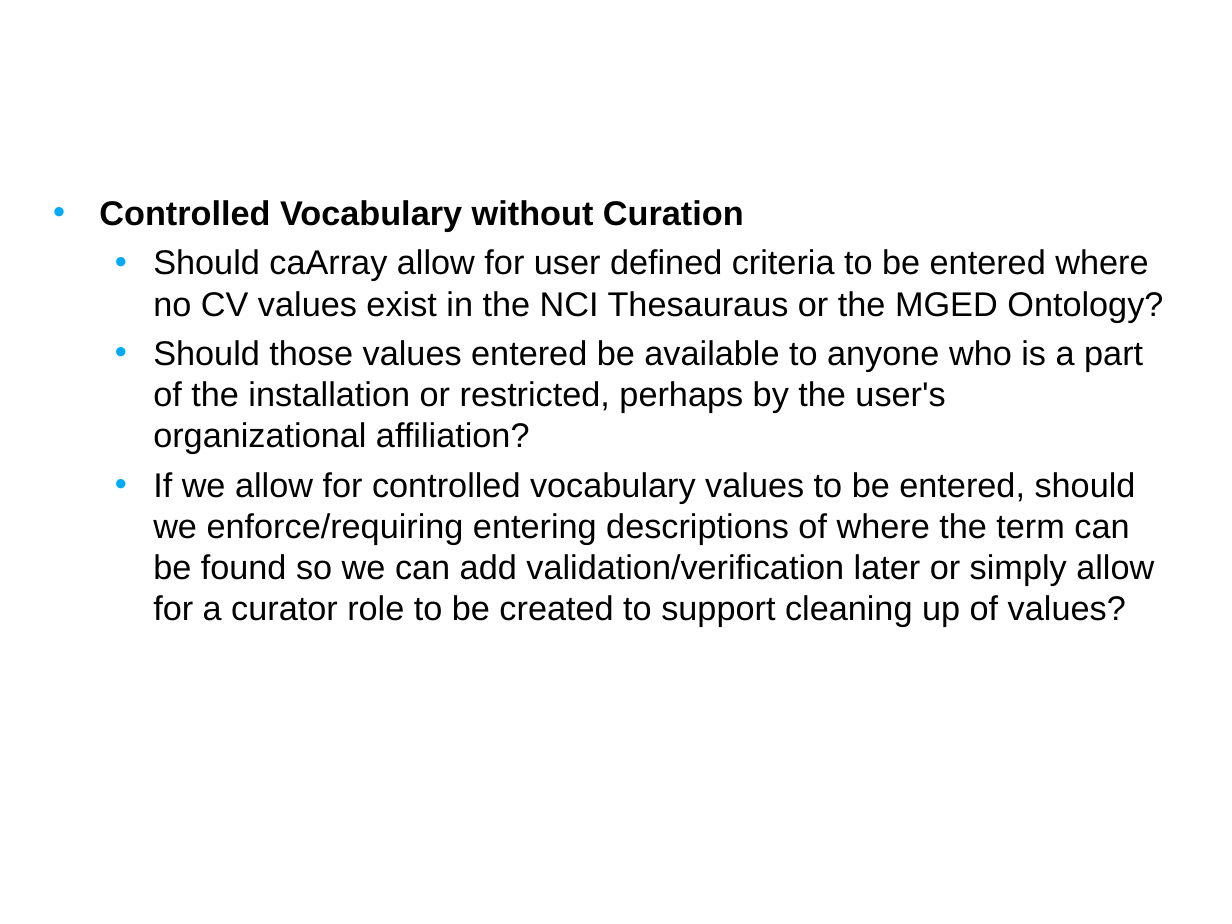
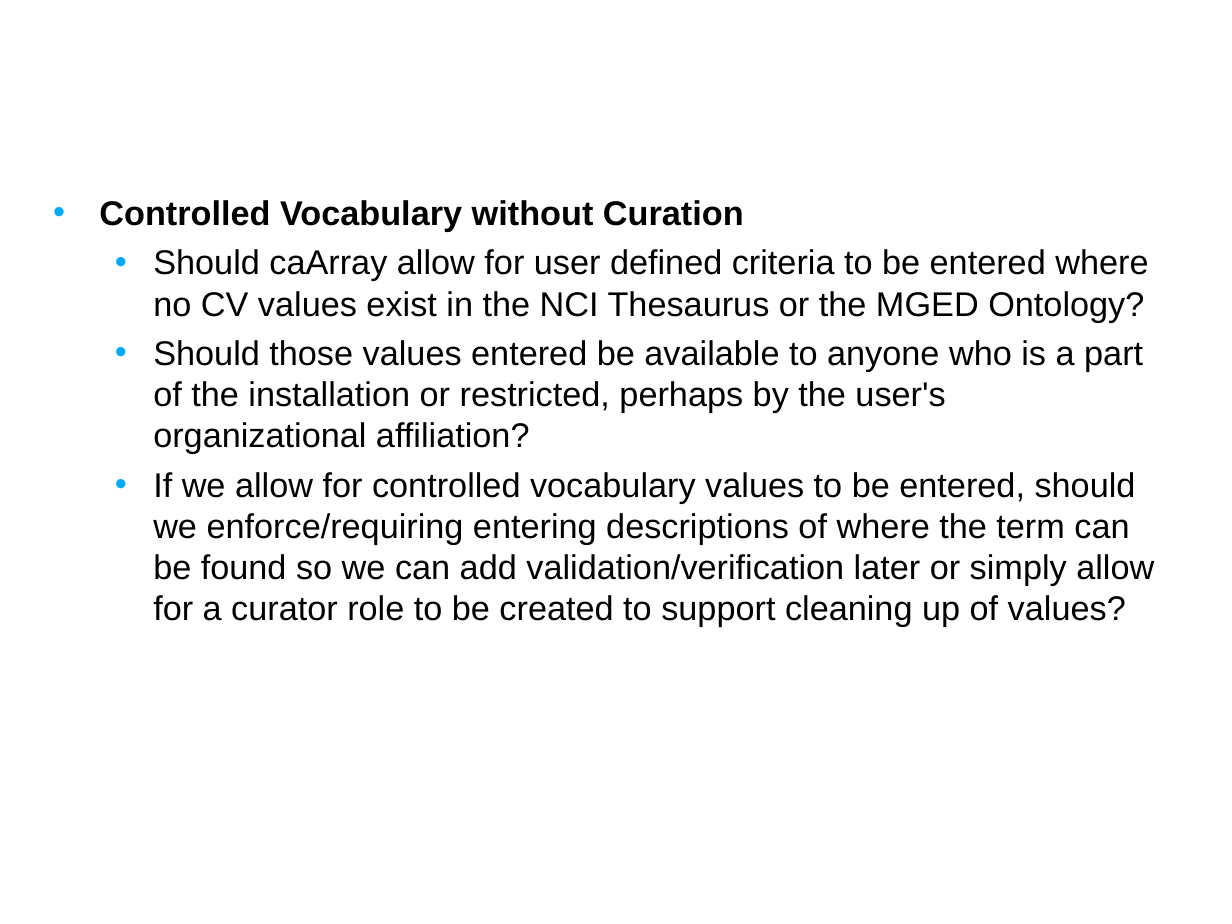
Before and after one commit to NCIP/caarray-docs, a slide deck: slide 19 of project_management/open_meetings/caArray User Community Meeting Oct17.ppt (slide 14 before the commit). Drawn at 1232x924 pixels with LibreOffice and Linux fonts; fonts in the diff are those of the drawing; background and template pictures are left out. Boxes give left, top, right and bottom in pixels: in the first picture for what was removed or moved away, otherwise in the second. Text is boxed around its words. In the diff, an @@ line names an element or a change of style, - is before the commit and + after.

```diff
--- a/project_management/open_meetings/caArray User Community Meeting Oct17.ppt
+++ b/project_management/open_meetings/caArray User Community Meeting Oct17.ppt
@@ text at [153, 249, 1148, 322]: text changed @@
-  • Should caArray allow for user defined criteria to be entered where no CV values exist in the NCI Thesauraus or the MGED Ontology?
+  • Should caArray allow for user defined criteria to be entered where no CV values exist in the NCI Thesaurus or the MGED Ontology?
```
Also in this commit, not shown: 5 other slides changed, 6 slides added, 1 slide removed.
